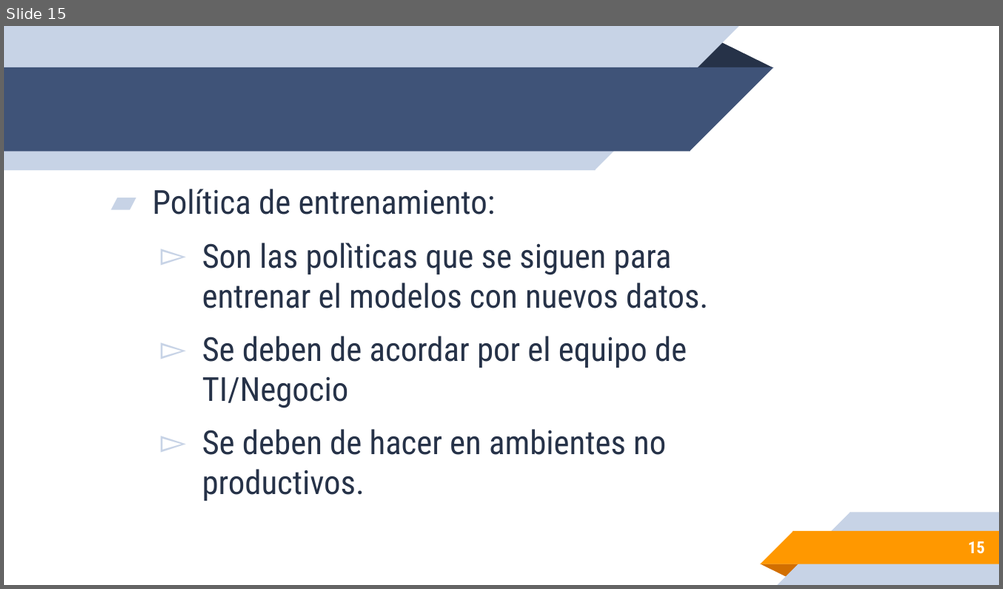
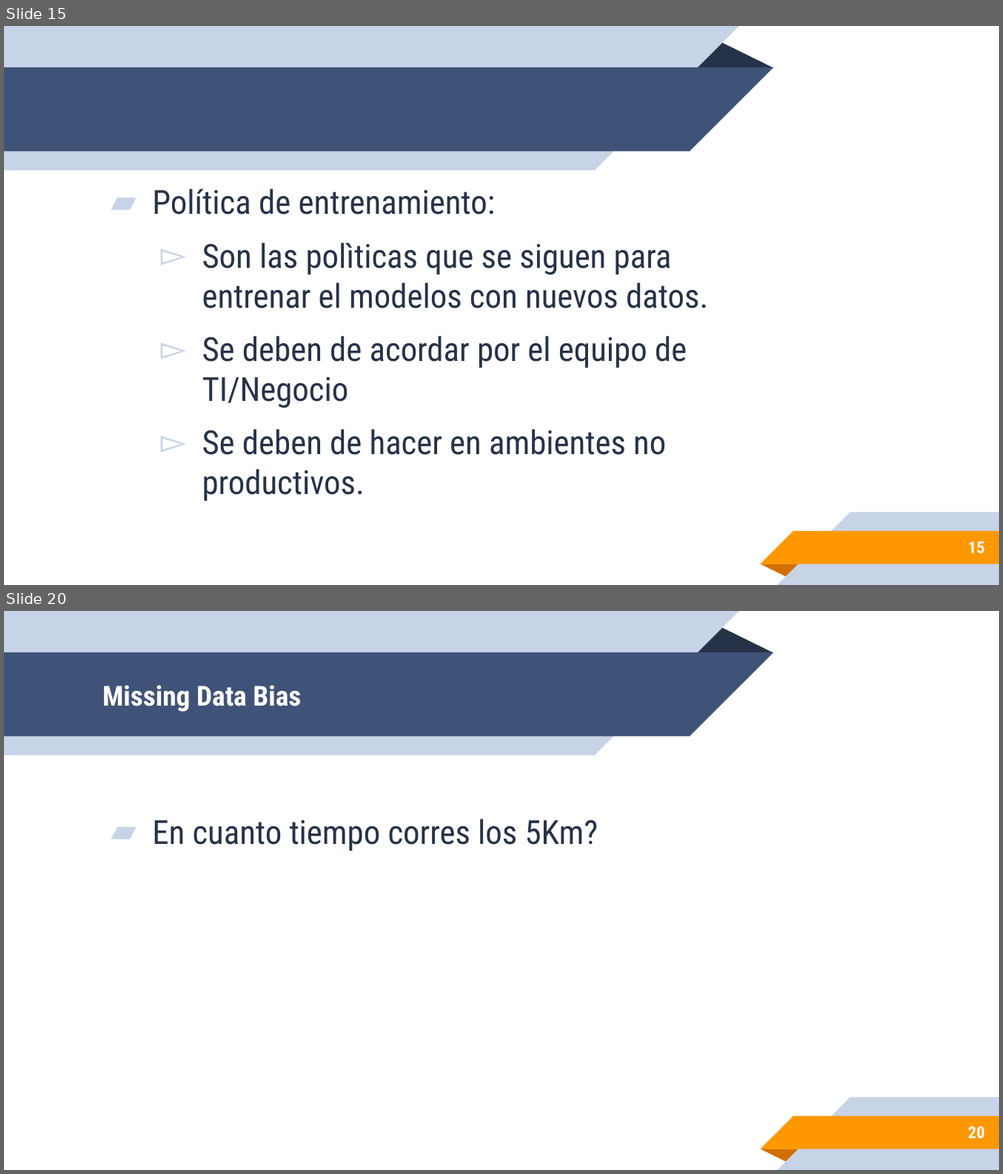
Before and after one commit to leonpalafox/fundamentos_ds, a slide deck: Slides/Clase_6_2020.pptx. Shown one above the other, each under a label of ours: slide 15 before the commit, slides 15 and 20 after it; the slides between them are not shown. The pictures are 1003x589 and 1003x1174 pixels, drawn with LibreOffice and Linux fonts; fonts in the diff are those of the drawing; background and template pictures are left out. Boxes give left, top, right and bottom in pixels: in the first picture for what was removed or moved away, otherwise in the second. Text is boxed around its words. In the diff, an @@ line names an element or a change of style, - is before the commit and + after.

```diff
--- a/Slides/Clase_6_2020.pptx
+++ b/Slides/Clase_6_2020.pptx
@@ slide 20 added at box(4, 611, 999, 1170), background #FFFFFF; not listed: 10 template elements that a slide beside it also shows @@
@@ title added at box(102, 685, 301, 712), 20 pt, text #FFFFFF, bold @@
+Missing Data Bias
@@ text added at box(152, 819, 598, 851), 24 pt, text #263248 @@
+▰ En cuanto tiempo corres los 5Km?
@@ page number added at box(967, 1127, 984, 1139), 12 pt, text #FFFFFF, bold @@
+20
```
Also in this commit, not shown: 1 slide changed, 4 other slides added, 4 other files.
